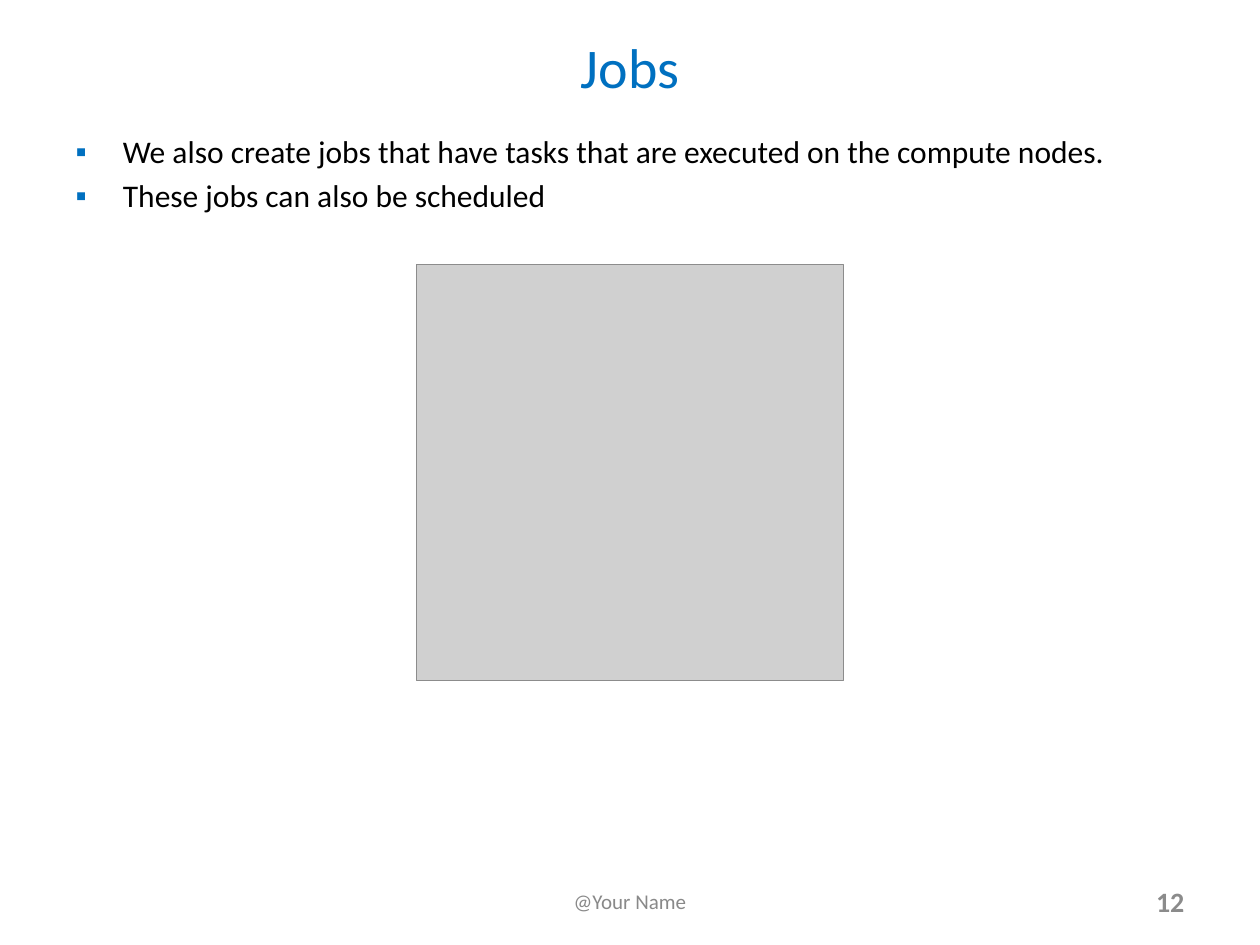
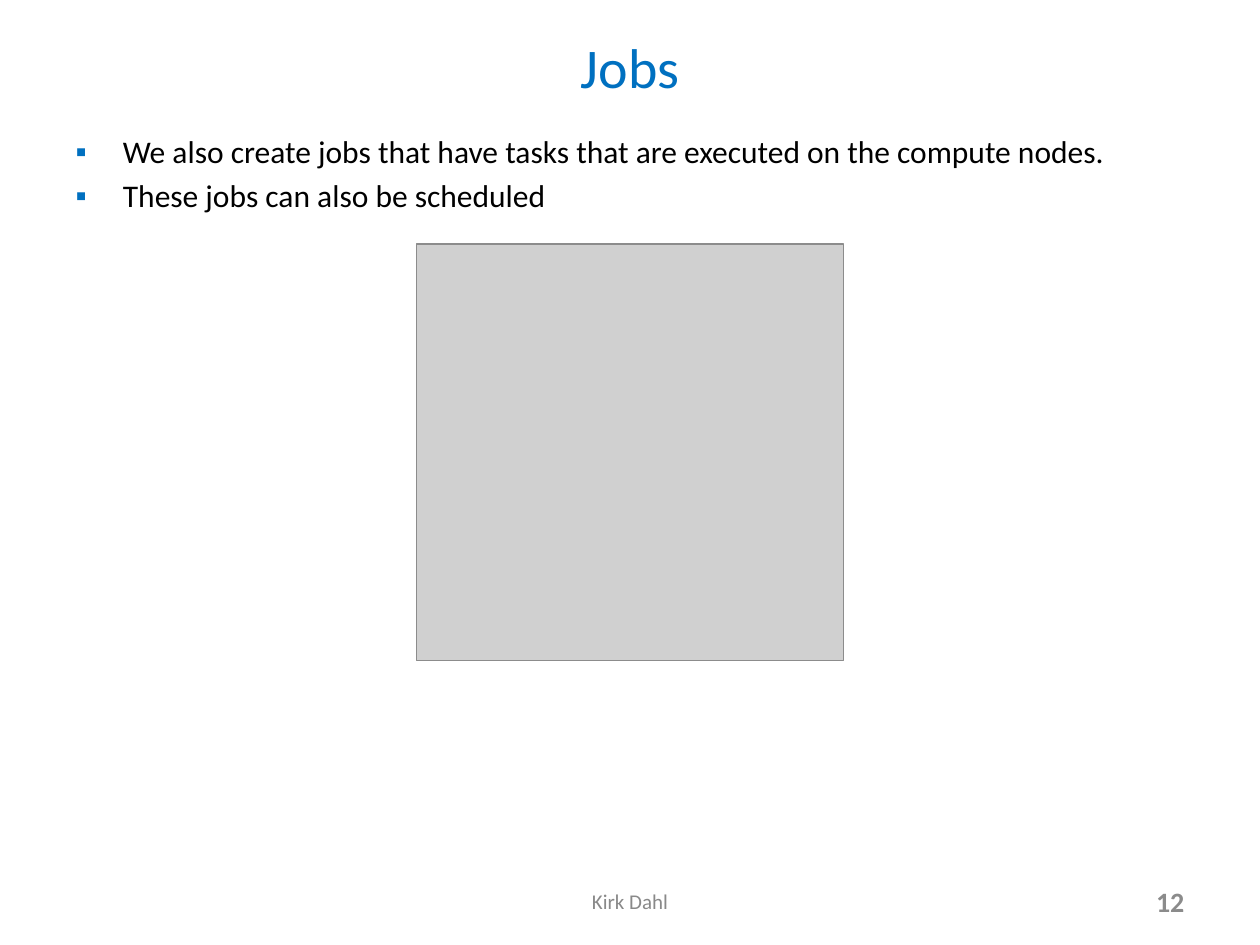
Before and after one commit to skertz/AzureTrain, a slide deck: slide 12 of Final_Project/AzureBatch_FinalProjectSlides_KirkDahl.pptx. Drawn at 1260x945 pixels with LibreOffice and Linux fonts; fonts in the diff are those of the drawing; grey boxes stand for pictures. Boxes give left, top, right and bottom in pixels: in the first picture for what was removed or moved away, otherwise in the second. Text is boxed around its words. In the diff, an @@ line names an element or a change of style, - is before the commit and + after.

```diff
--- a/Final_Project/AzureBatch_FinalProjectSlides_KirkDahl.pptx
+++ b/Final_Project/AzureBatch_FinalProjectSlides_KirkDahl.pptx
@@ picture: place and size @@
-picture at (417,265,844,682)
+picture at (417,244,844,662)
@@ text at (592,894,668,909): text changed @@
-@Your Name
+Kirk Dahl
```
Also in this commit, not shown: 1 other slide changed.
